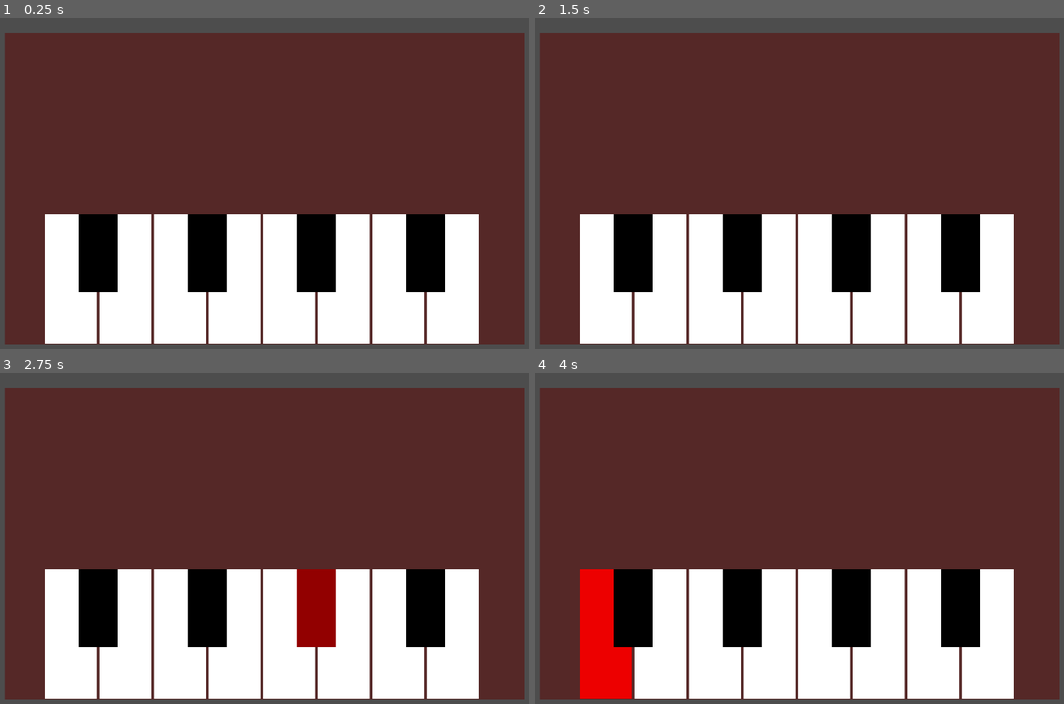
Above: before the commit, frames 1-4 (two rows, left to right).
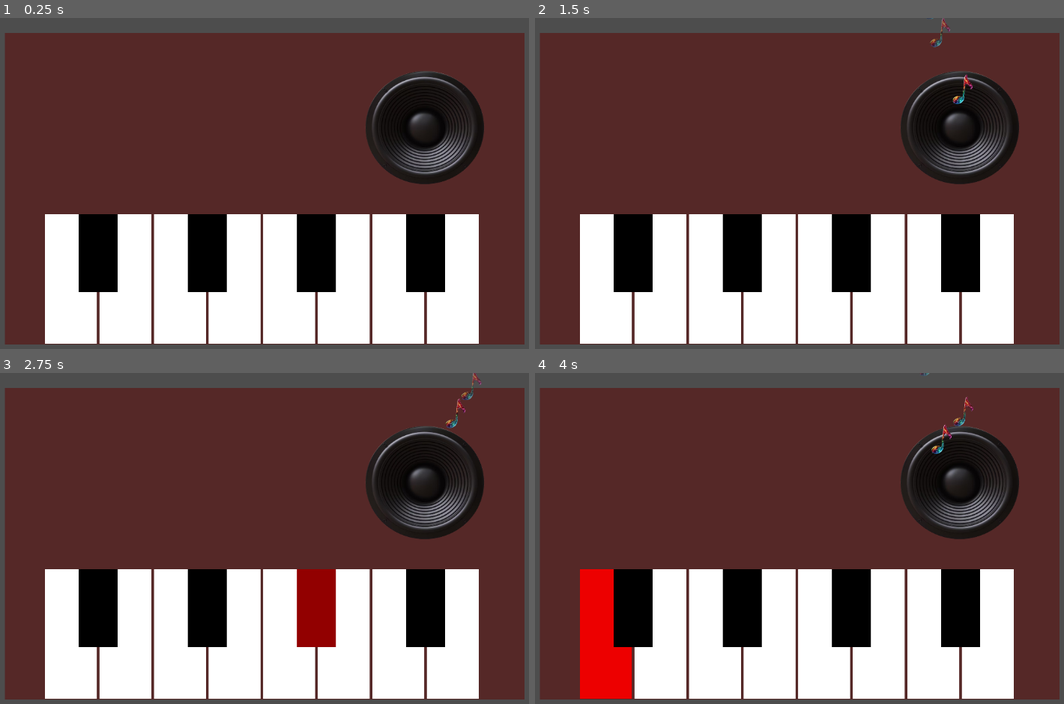
Above: after the commit, the same moments.

Repository: Danya128/CA_CC26
Game: Godot game, scene res://piano_CA.tscn
The game is run twice, just before and just after one commit, with the same random seed, the same clock (stepped at 60 frames per second) and the same inputs.
Inputs:
- Up to frame 1 (0.25 s): no input
- Up to frame 2 (1.5 s): tap Enter at 0.5 s; hold W (BlackKey1) 0.53-1.28 s; tap E (BlackKey2) at 0.8, 1.35 s; tap Space at 1.25 s
- Up to frame 3 (2.75 s): tap I (BlackKey3) at 1.55 s; hold I (BlackKey3) from 2.03 s (still down); tap O (BlackKey4) at 2.3 s
- Up to frame 4 (4 s): release I (BlackKey3) at 2.78 s; tap O (BlackKey4) at 2.85 s; tap A (WhiteKey1) at 3.05 s; hold A (WhiteKey1) from 3.53 s (still down); tap S (WhiteKey2) at 3.8 s

The runs differ from the first frame. In frame 1, 6.0% of the frame differs, in the area x 69-92%, y 16-51%; in frame 2, 6.1%; in frame 3, 6.1%, in the area x 69-92%, y 0-51%; in frame 4, 6.1%.

Commit message:
Add notes images

Diff:
--- a/piano_CA.tscn
+++ b/piano_CA.tscn
@@ -1,6 +1,8 @@
 [gd_scene format=3 uid="uid://ceio5n51btetp"]
 
 [ext_resource type="Script" uid="uid://cbobx7g3tuffj" path="res://piano_ca.gd" id="1_7vrqa"]
+[ext_resource type="Texture2D" uid="uid://dpo3j72vnspc7" path="res://download (2).png" id="2_s6trk"]
+[ext_resource type="Texture2D" uid="uid://kxvin31du7mv" path="res://download.png" id="3_a7f4x"]
 
 [node name="Piano" type="Node2D" unique_id=1217171272]
 script = ExtResource("1_7vrqa")
@@ -85,3 +87,21 @@
 offset_top = 378.0
 offset_right = 940.0
 offset_bottom = 528.0
+
+[node name="Note" type="Node2D" parent="." unique_id=1883069358]
+z_index = 1
+
+[node name="Note_img" type="Sprite2D" parent="Note" unique_id=2054186510]
+visible = false
+position = Vector2(903, 203)
+scale = Vector2(0.07029843, 0.062613)
+texture = ExtResource("2_s6trk")
+
+[node name="Notes" type="Node2D" parent="Note" unique_id=540959630]
+
+[node name="Speaker" type="Node2D" parent="." unique_id=1859297859]
+
+[node name="Speaker" type="Sprite2D" parent="Speaker" unique_id=1990629143]
+position = Vector2(901, 211)
+scale = Vector2(0.22129297, 0.2113472)
+texture = ExtResource("3_a7f4x")
--- a/piano_ca.gd
+++ b/piano_ca.gd
@@ -1,4 +1,6 @@
 extends Node2D
+
+var speed = 200
 
 
 var all_keys = [
@@ -11,6 +13,14 @@
 func _ready() -> void:
 	pass # Replace with function body.
 
+func spawn_note():
+	var note = $Note/Note_img.duplicate()
+	note.visible = true
+
+	var random_x = randf_range(-100, 100)
+	note.position = $Speaker/Speaker.position + Vector2(random_x, -50)
+
+	$Note/Notes.add_child(note)
 
 # Called every frame. 'delta' is the elapsed time since the previous frame.
 func _process(delta: float) -> void:
@@ -18,6 +28,8 @@
 	#######################
 	# KEYS
 	#######################
+
+
 
 	if Input.is_action_pressed("WhiteKey1"):
 		$PianoKeys/WhiteKey1.modulate = Color(0.93, 0.0, 0.0, 1.0)
@@ -79,5 +91,14 @@
 	else:
 		$PianoKeys/BlackKey4.modulate = Color(0.0, 0.0, 0.0, 1.0)
 
+	for note in $Note/Notes.get_children():
+		if note.visible:
+			note.position.y -= speed * delta
+			note.modulate.a -= delta * 0.7
+			if note.modulate.a <= 0:
+				note.visible = 0
+
+	if Input.is_action_just_pressed("WhiteKey1") or Input.is_action_just_pressed("WhiteKey2") or Input.is_action_just_pressed("WhiteKey3") or Input.is_action_just_pressed("WhiteKey4") or Input.is_action_just_pressed("WhiteKey5") or Input.is_action_just_pressed("WhiteKey6") or Input.is_action_just_pressed("WhiteKey7") or Input.is_action_just_pressed("WhiteKey8") or Input.is_action_just_pressed("BlackKey1") or Input.is_action_just_pressed("BlackKey2") or Input.is_action_just_pressed("BlackKey3") or Input.is_action_just_pressed("BlackKey4"):
+		spawn_note()
 
 	pass
Binary file added: download (2).png
Not shown, added: download (2).png.import
Binary file added: download.png
Not shown, added: download.png.import
